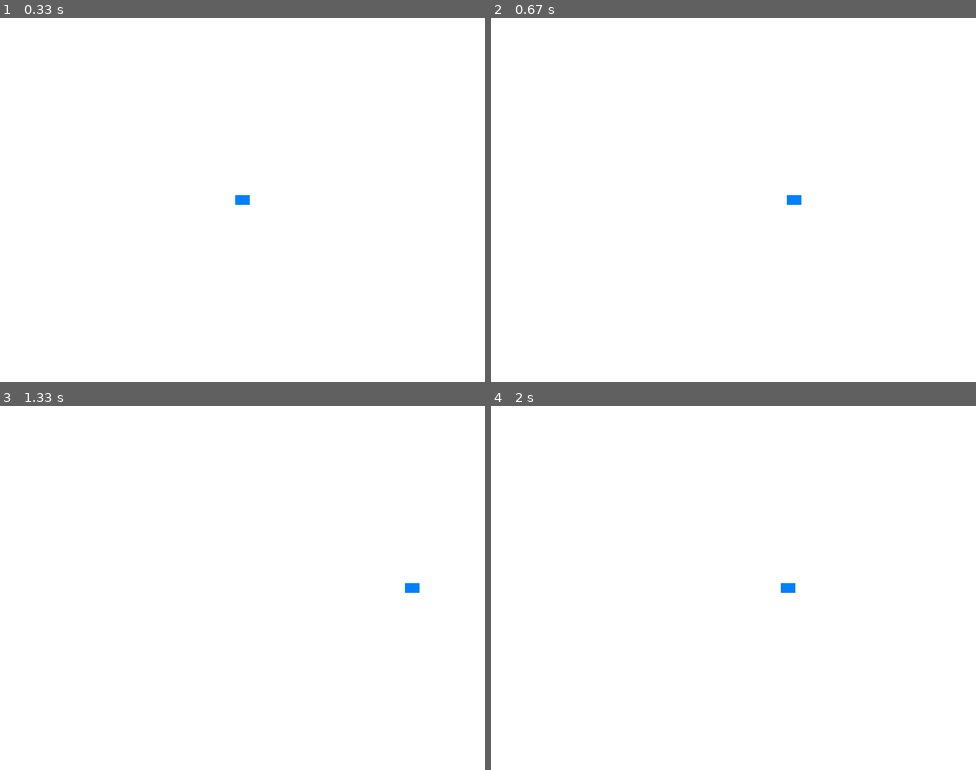
Above: before the commit, frames 1-4 (two rows, left to right).
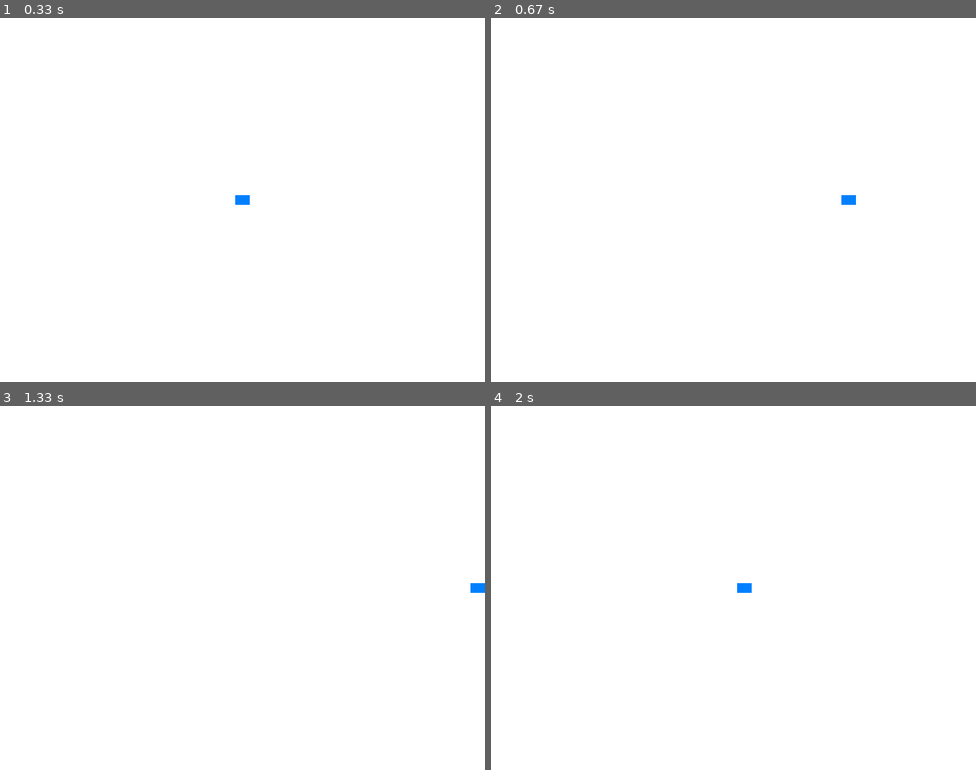
Above: after the commit, the same moments.

Repository: Hurkinson/workshop_pygame_mariobros
Game: pygame game, started from main.py
Two runs of this game, one before a commit and one after it. Both use one fixed random seed, a clock stepped at 60 frames per second and the inputs below.
Inputs:
- Up to frame 1 (0.33 s): no input
- Up to frame 2 (0.67 s): hold Right from 0.33 s (still down)
- Up to frame 3 (1.33 s): release Right at 0.8 s; hold Right 0.83-1.3 s
- Up to frame 4 (2 s): hold Left 1.33-1.87 s; hold Left from 1.9 s (still down)

Frame 1 is identical in both runs. In frame 2, 0.2% of the frame differs, in the area x 61-76%, y 48-52%; in frame 3, 0.2%; in frame 4, 0.2%.

Commit message:
update main.py - ajustement vitesse déplacement

Diff:
--- a/main.py
+++ b/main.py
@@ -26,7 +26,7 @@
 
 ##### Paramètres du jeux ----------------------------------------
 
-# clock = pygame.time.Clock()  # Définir la vitesse de rafraîchissement  # <------
+clock = pygame.time.Clock()  # Définir la vitesse de rafraîchissement  # <------
 
 
 ##### Boucle principale ------------------------------------------
@@ -51,7 +51,7 @@
     if player_x > screen_width - player_width:
         player_x = screen_width - player_width
 
-    # player_x,_,_ = move_manager(keys, player_x, player_speed, player_width, screen_width)
+    player_x,_,_ = move_manager(keys, player_x, player_speed, player_width, screen_width)
 
 
     ##### Rendering ----------------------------------------------
@@ -61,7 +61,7 @@
     # Dessiner le personnage
     pygame.draw.rect(screen, (0, 128, 255), (player_x, player_y, player_width, player_height))
 
-    # clock.tick(60)      # Limiter à 60 images par seconde   # <-----
+    clock.tick(60)      # Limiter à 60 images par seconde   # <-----
 
 
 
